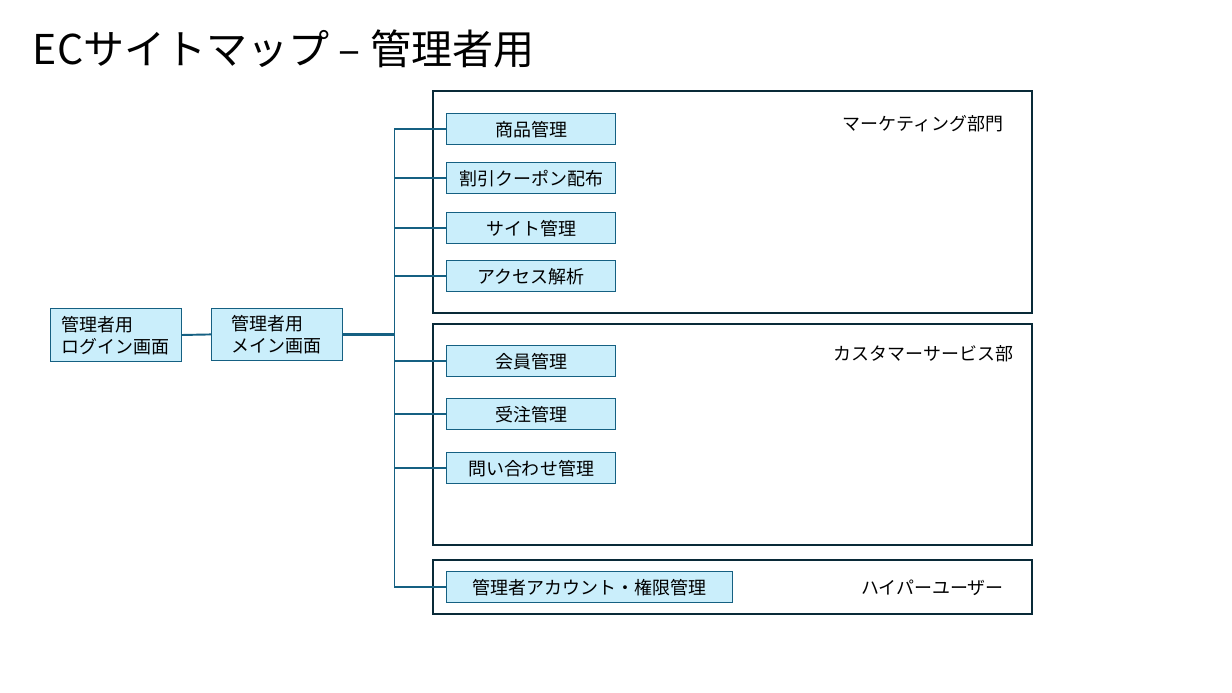
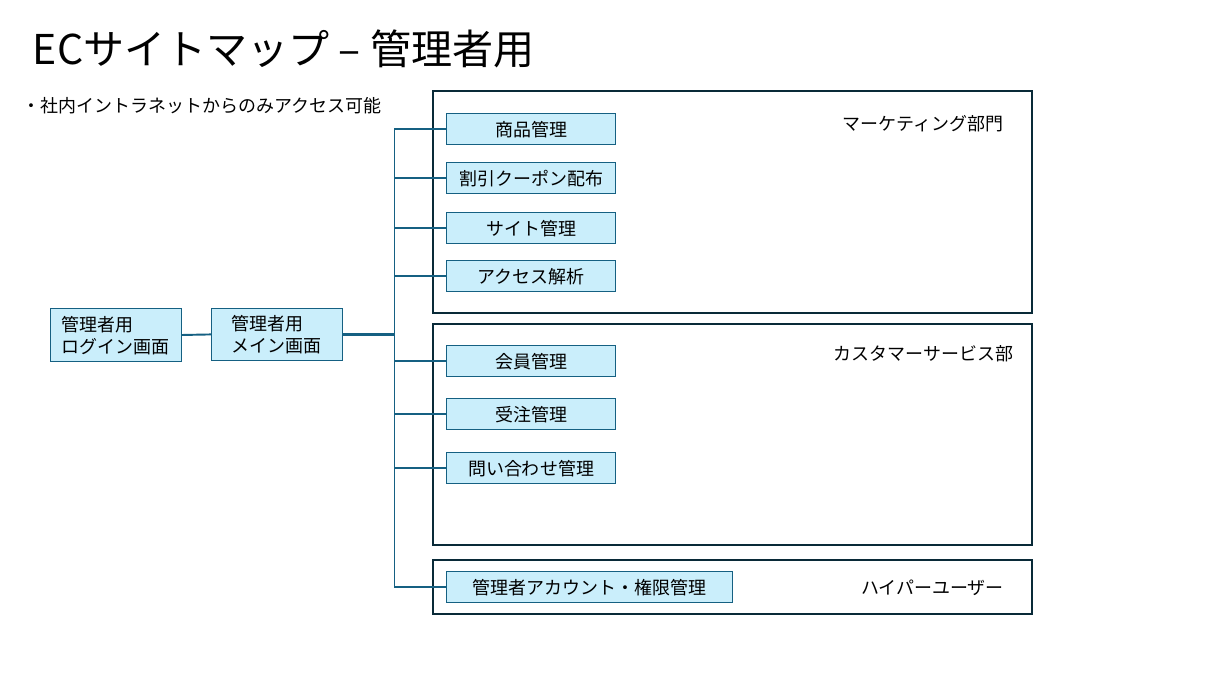
Before and after one commit to NaoyaIshizumi-Pasona/pm-cause-ec, a slide deck: slide 3 of 提案書/別紙3_ECサイトマップ.pptx. Drawn at 1232x693 pixels with LibreOffice and Linux fonts; fonts in the diff are those of the drawing. Boxes give left, top, right and bottom in pixels: in the first picture for what was removed or moved away, otherwise in the second. Text is boxed around its words. In the diff, an @@ line names an element or a change of style, - is before the commit and + after.

```diff
--- a/提案書/別紙3_ECサイトマップ.pptx
+++ b/提案書/別紙3_ECサイトマップ.pptx
@@ text added at (x1=22, y1=97, x2=381, y2=114), 14 pt, text #000000 @@
+・社内イントラネットからのみアクセス可能
```
Also in this commit, not shown: 1 other slide changed, 3 other files.
